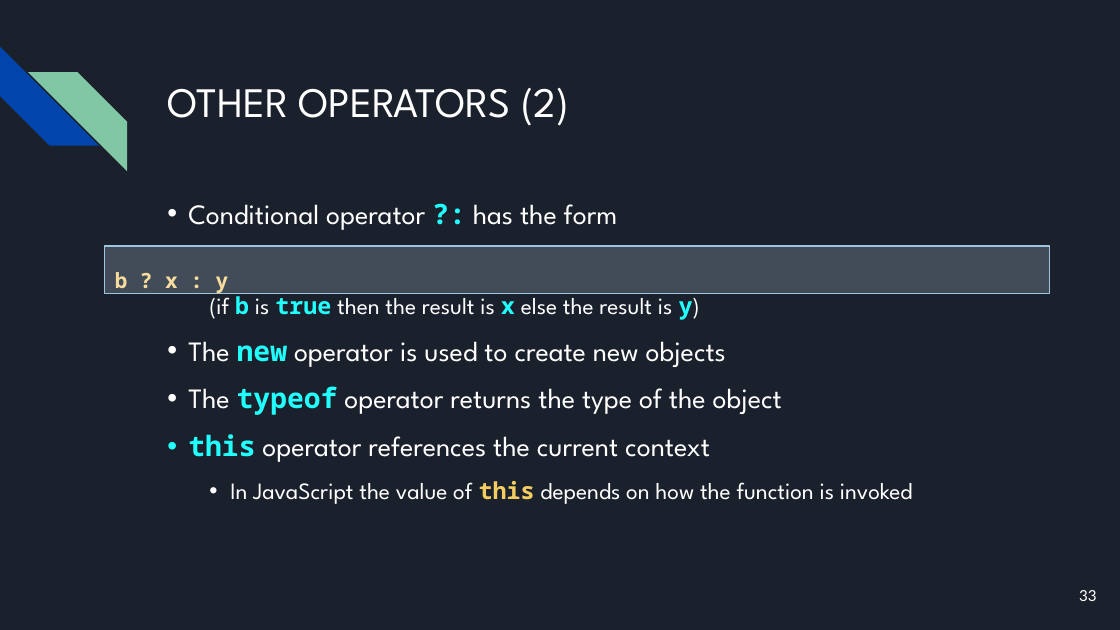
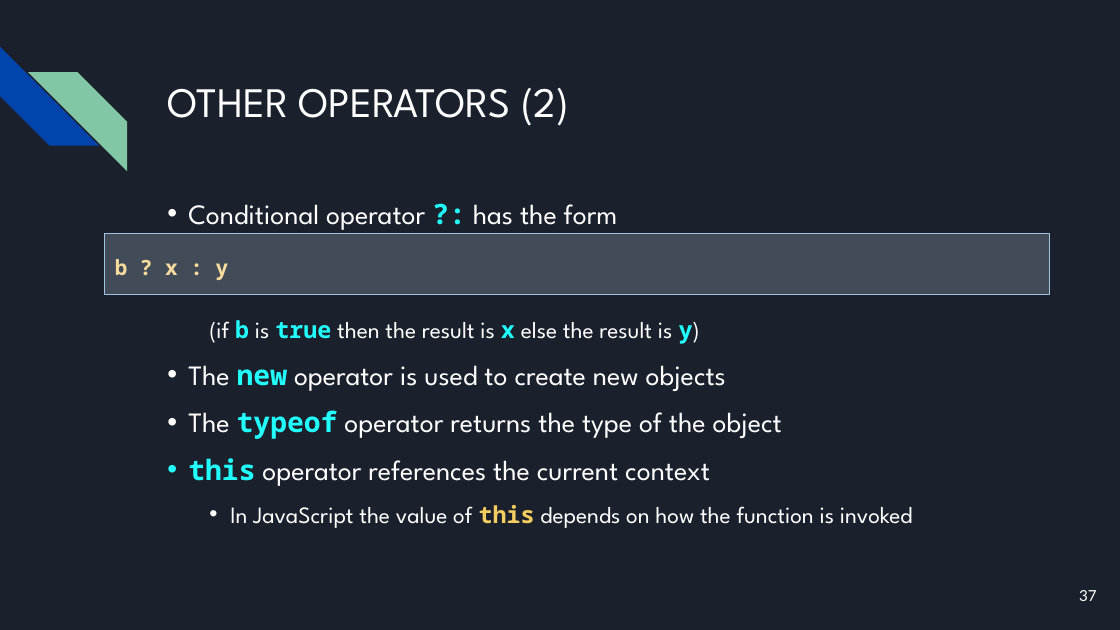
Before and after one commit to bulhard/Javascript-Programming-2022, a slide deck: slide 37 of Presentations/04 JavaScript syntax - Presentation.pptx (slide 33 before the commit). Drawn at 1120x630 pixels with LibreOffice and Linux fonts; fonts in the diff are those of the drawing. Boxes give left, top, right and bottom in pixels: in the first picture for what was removed or moved away, otherwise in the second. Text is boxed around its words. In the diff, an @@ line names an element or a change of style, - is before the commit and + after.

```diff
--- a/Presentations/04 JavaScript syntax - Presentation.pptx
+++ b/Presentations/04 JavaScript syntax - Presentation.pptx
@@ text "Conditional operator ?: has the ..." rewrapped from <box>188,204,913,504</box> to <box>188,204,913,528</box> @@
@@ rectangle "b ? x : y": place and size @@
-rectangle "b ? x : y" at <box>105,246,1049,293</box>
+rectangle "b ? x : y" at <box>105,234,1049,294</box>
@@ page number at <box>1079,590,1097,601</box>: text changed @@
-33
+37
```
Also in this commit, not shown: 8 other slides changed, 4 slides added.
